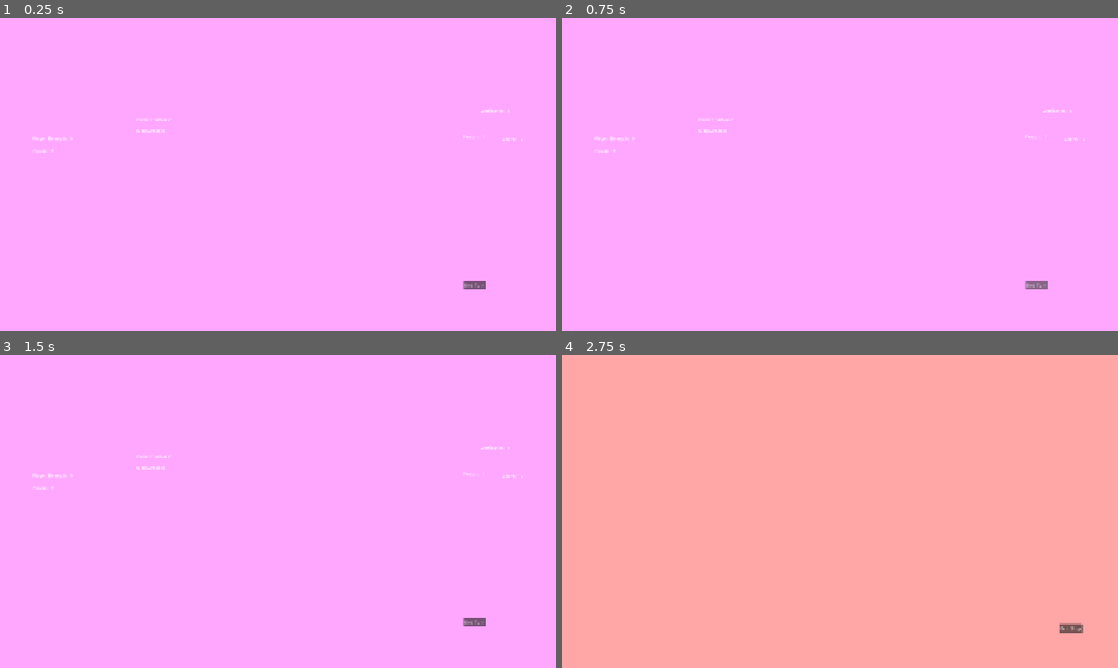
Above: before the commit, frames 1-4 (two rows, left to right).
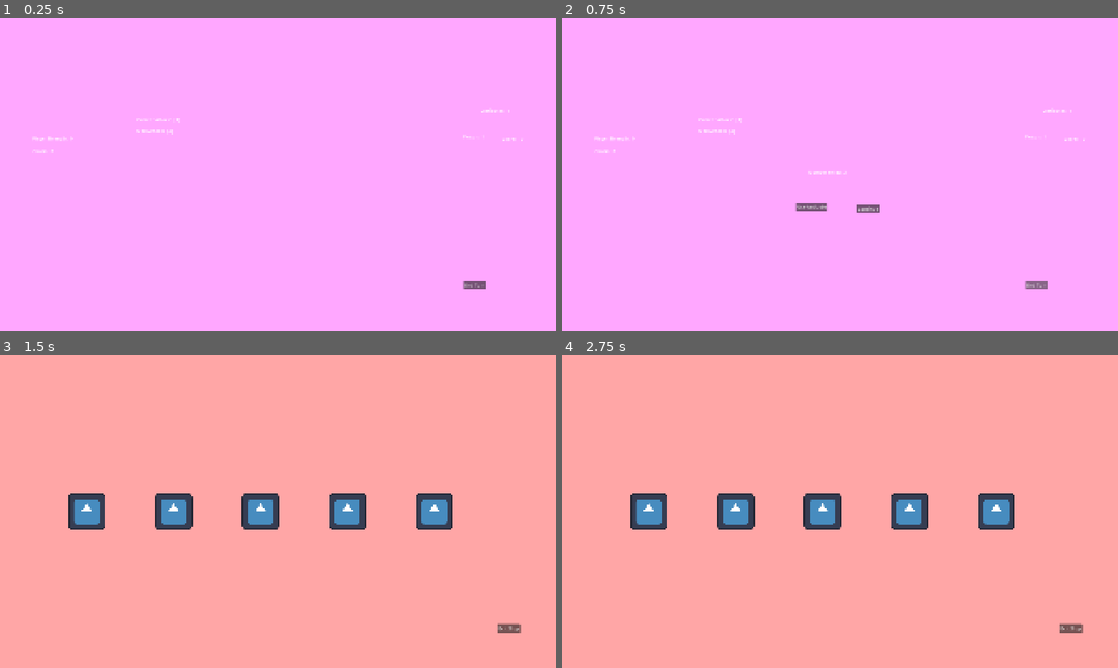
Above: after the commit, the same moments.

Repository: Novali91/Snakeeyes
Game: Godot game, scene res://01_Managers/01_StateManager/top_state_machine.tscn
Two runs of this game, one before a commit and one after it. Both use one fixed random seed, a clock stepped at 60 frames per second and the inputs below. The engine's default icon, where the game draws it, is replaced by a stand-in: a white triangle on a blue panel in a dark square.
Inputs (mouse positions are in pixels of both pictures, inside the frame that each line leads up to):
- Up to frame 1 (0.25 s): no input
- Up to frame 2 (0.75 s): click "End Turn" at 0.5 s
- Up to frame 3 (1.5 s): click (305, 545) at 1.25 s, where only the run after the commit has a clickable "Continue"
- Up to frame 4 (2.75 s): tap Enter at 2 s; move the mouse to (962, 495) at 2.02 s; hold Right (right) from 2.03 s (still down); click (962, 495) at 2.17 s

The runs differ from the first frame. In frame 1, less than 0.1% of the frame differs, in the area x 30-33%, y 32-38%; in frame 2, 0.3%; in frame 3, 100%, in the area x 0-100%, y 0-100%; in frame 4, 3.8%.
Error before the commit: Parse Error: Could not parse global class "HandManager" from "res://01_Managers/04_HandManager/hand_manager.gd". (res://01_Managers/01_StateManager/top_state_m…

Commit message:
fixing resources and infinite loop

Diff:
--- a/01_Managers/01_StateManager/01_States/02_Play/play_state.gd
+++ b/01_Managers/01_StateManager/01_States/02_Play/play_state.gd
@@ -9,7 +9,7 @@
 	_ability_helper.sm = sm
 
 func enter() -> void:
-	_draw_cards(5)
+	#_draw_cards(5)
 	sm.end_turn_button.make_pressable()
 	sm.camera_manager.unlock_camera()
 
--- a/01_Managers/02_ShopManager/shop_manager.gd
+++ b/01_Managers/02_ShopManager/shop_manager.gd
@@ -10,6 +10,10 @@
 @onready var _tooltip_manager: TooltipManager = $TooltipManager
 
 @onready var _snake_scene: PackedScene = preload("res://02_Deck/02_Snakes/snake.tscn")
+
+var _starting_snakes: Array[SnakeResource] = [
+
+]
 
 var _common_snakes: Array[SnakeResource] = [
 	load("res://02_Deck/02_Snakes/01_SpecificSnakes/green_viper.tres")
@@ -50,6 +54,9 @@
 
 	return arr
 
+func _get_starting_snakes() -> Array[Snake]:
+	return []
+
 func _snake_clicked(snake: DeckItem) -> void:
 	if not can_buy: return
 
--- a/01_Managers/04_HandManager/hand_manager.gd
+++ b/01_Managers/04_HandManager/hand_manager.gd
@@ -36,3 +36,4 @@
 	pass
 
 func _click_drink(drink: Drink) -> void:
+	pass
--- a/01_Managers/04_HandManager/slide_manager.gd
+++ b/01_Managers/04_HandManager/slide_manager.gd
@@ -44,6 +44,7 @@
 
 func finish_slide_cups() -> void:
 	for i in cups.size():
+		pass
 		#cups[i].global_position = Vector2(global_position.x + cup_location_goals[i],global_position.y + get_parent().SCREEN_SIZE.y - temp_cup_height)
 
 func ease_out_0_1(x: float) -> float:
--- a/02_Deck/02_Snakes/01_SpecificSnakes/green_viper.tres
+++ b/02_Deck/02_Snakes/01_SpecificSnakes/green_viper.tres
@@ -2,10 +2,12 @@
 
 [ext_resource type="Script" uid="uid://6sj3dk6frj4" path="res://02_Deck/02_Snakes/snake_resource.gd" id="1_3o2gv"]
 [ext_resource type="Resource" uid="uid://daf5iu2vifaq6" path="res://02_Deck/01_Drinks/01_SpecificDrinks/starting_charm_drink.tres" id="1_7eleh"]
+[ext_resource type="Texture2D" uid="uid://iydiawq3074m" path="res://icon.svg" id="3_udocb"]
 
 [resource]
 script = ExtResource("1_3o2gv")
 snake_name = "Green Viper"
 attached_drink_resource = ExtResource("1_7eleh")
+snake_sprite = ExtResource("3_udocb")
 rarity = "Starter"
 metadata/_custom_type_script = "uid://6sj3dk6frj4"
--- a/02_Deck/02_Snakes/snake_resource.gd
+++ b/02_Deck/02_Snakes/snake_resource.gd
@@ -6,6 +6,8 @@
 @export var attached_drink_resource: DrinkResource
 var attached_drink: DrinkResource
 
+@export var snake_sprite: Texture
+
 @export var description: String
 @export var flavour_text: String
 
Not shown, changed: scope.txt
